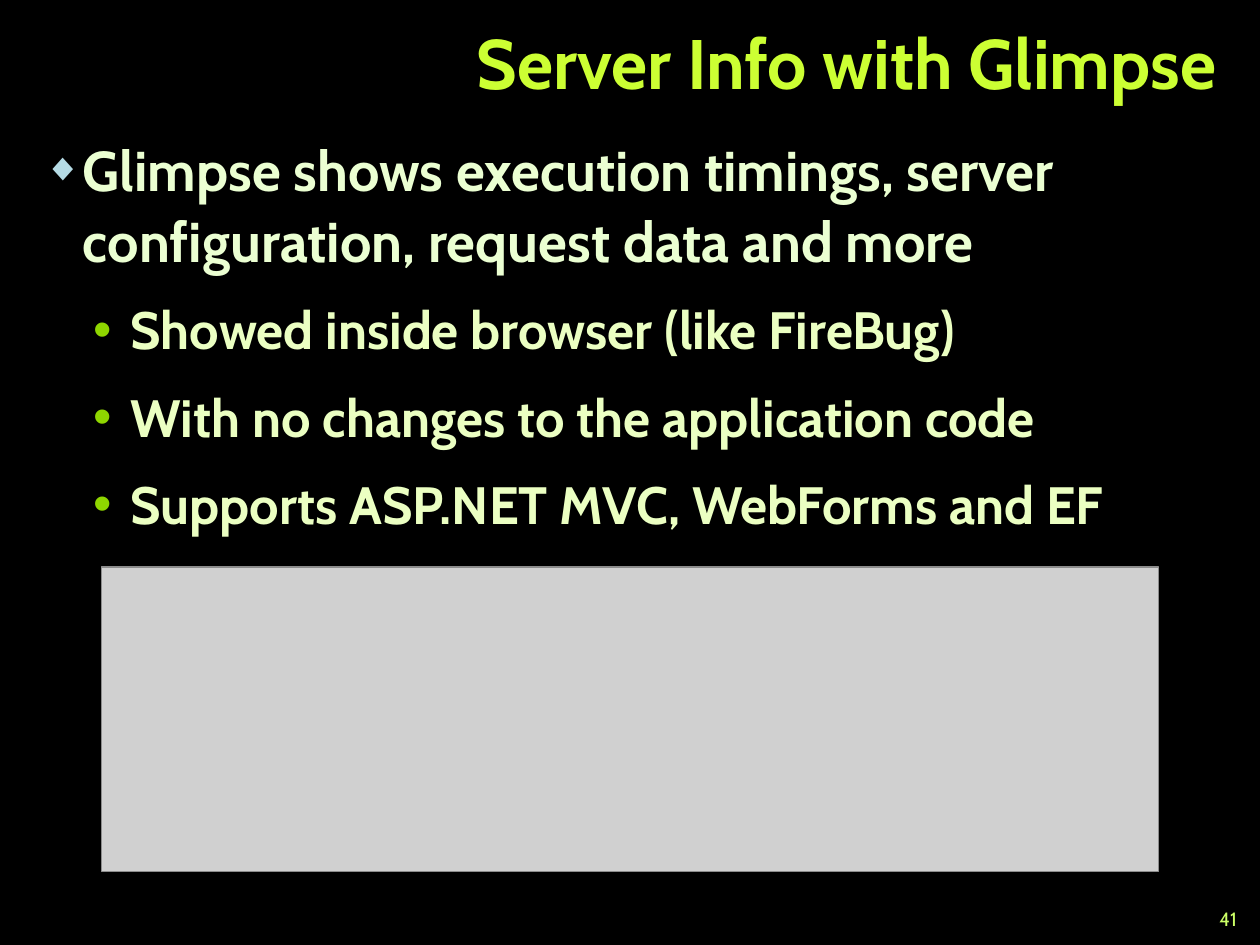
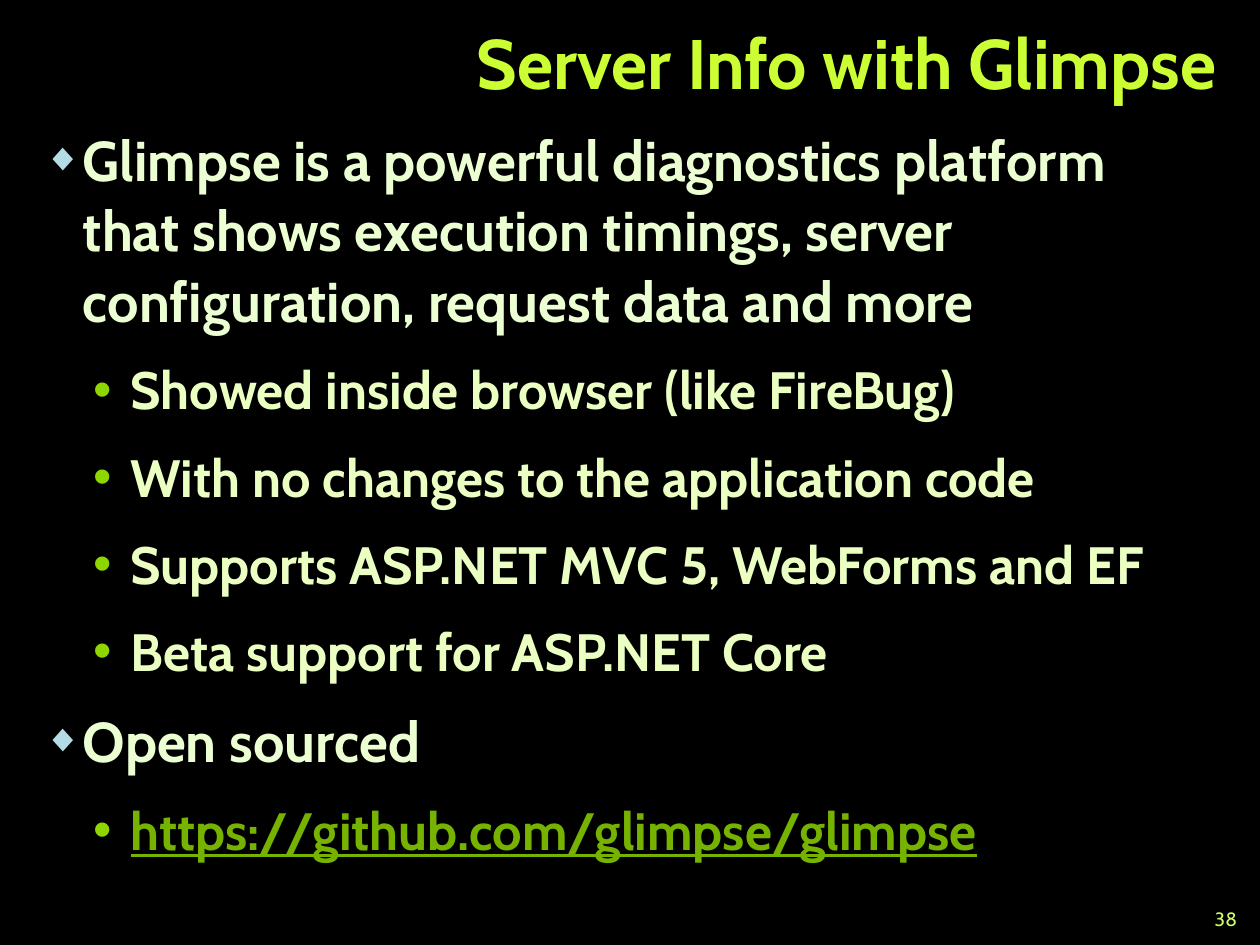
Before and after one commit to TelerikAcademy/ASP.NET-MVC, a slide deck: slide 38 of 01. Introduction-to-ASP.NET-MVC/Introduction to ASP.NET MVC.pptx (slide 41 before the commit). Drawn at 1260x945 pixels with LibreOffice and Linux fonts; fonts in the diff are those of the drawing; grey boxes stand for pictures; background and template pictures are left out. Boxes give left, top, right and bottom in pixels: in the first picture for what was removed or moved away, otherwise in the second. Text is boxed around its words. In the diff, an @@ line names an element or a change of style, - is before the commit and + after.

```diff
--- a/01. Introduction-to-ASP.NET-MVC/Introduction to ASP.NET MVC.pptx
+++ b/01. Introduction-to-ASP.NET-MVC/Introduction to ASP.NET MVC.pptx
@@ text "Glimpse is a powerful diagnostics ...": place and size @@
-text "Glimpse is a powerful diagnostics ..." at [83,149,1103,536]
+text "Glimpse is a powerful diagnostics ..." at [83,139,1143,862]
@@ text at [83,139,1105,334]: text changed @@
-◆ Glimpse shows execution timings, server configuration, request data and more
+◆ Glimpse is a powerful diagnostics platform that shows execution timings, server configuration, request data and more
@@ text at [83,544,1143,862]: text changed @@
-  • Supports ASP.NET MVC, WebForms and EF
+  • Supports ASP.NET MVC 5, WebForms and EF
+  • Beta support for ASP.NET Core
+◆ Open sourced
+  • https://github.com/glimpse/glimpse
@@ picture removed at [101,567,1158,872] @@
@@ page number at [1215,912,1237,927]: text changed @@
-41
+38
```
Also in this commit, not shown: 18 other slides changed, 2 slides added, 3 slides removed.
